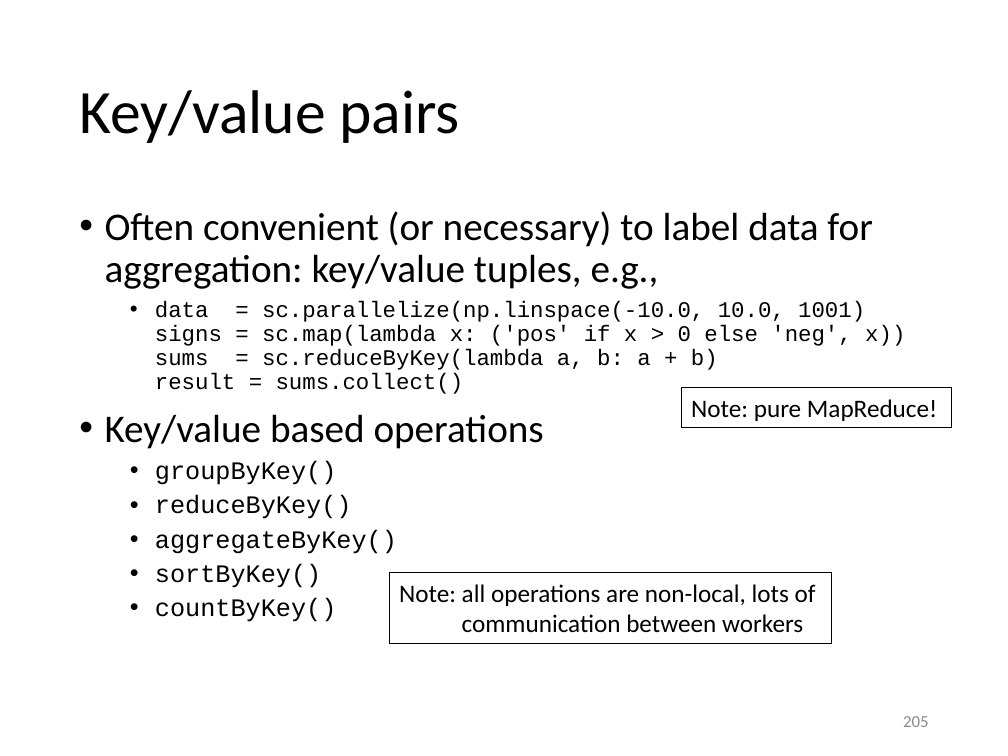
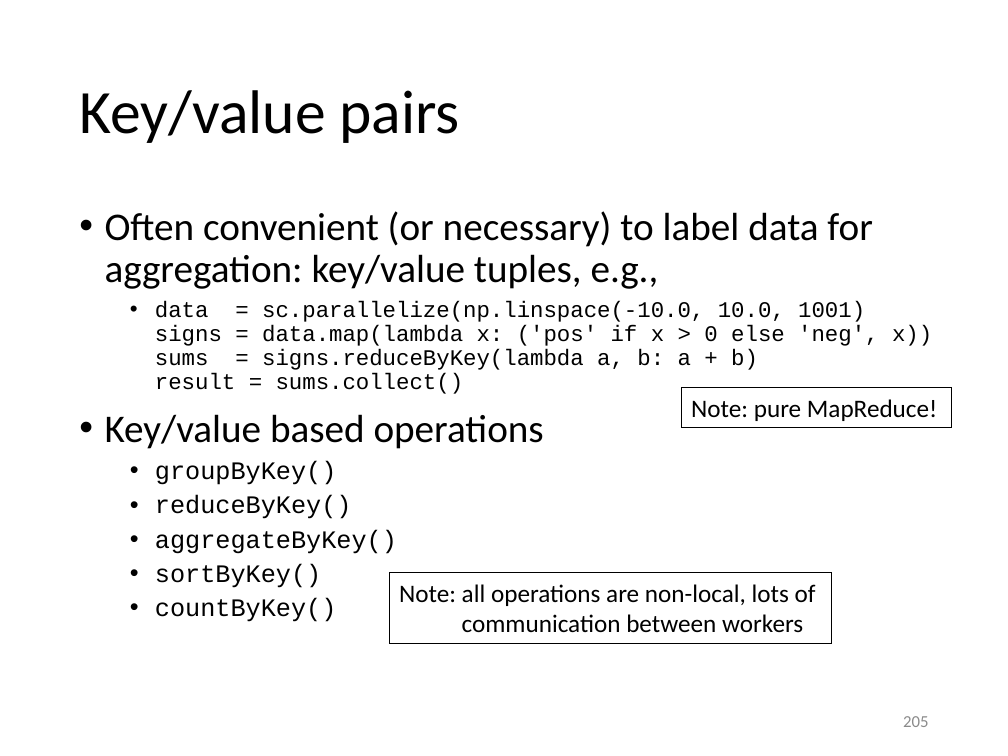
Before and after one commit to gjbex/Python-for-HPC, a slide deck: slide 205 of python_for_hpc.pptx. Drawn at 1008x756 pixels with LibreOffice and Linux fonts; fonts in the diff are those of the drawing. Boxes give left, top, right and bottom in pixels: in the first picture for what was removed or moved away, otherwise in the second. Text is boxed around its words. In the diff, an @@ line names an element or a change of style, - is before the commit and + after.

Commit message:
Fix typos

```diff
--- a/python_for_hpc.pptx
+++ b/python_for_hpc.pptx
@@ text at box(155, 301, 932, 394): text changed @@
-  • data = sc.parallelize(np.linspace(-10.0, 10.0, 1001)
-    signs = sc.map(lambda x: ('pos' if x > 0 else 'neg', x))
-    sums = sc.reduceByKey(lambda a, b: a + b)
-    result = sums.collect()
+  • data = sc.parallelize(np.linspace(-10.0, 10.0, 1001)
+    signs = data.map(lambda x: ('pos' if x > 0 else 'neg', x))
+    sums = signs.reduceByKey(lambda a, b: a + b)
+    result = sums.collect()
```
Also in this commit, not shown: 6 other slides changed.
